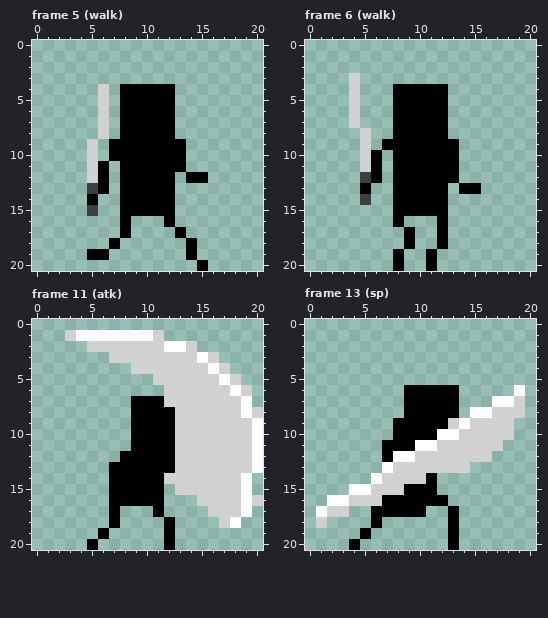
Pixel-art file, stored at sinkdungeon_resource/OtherTexure/nonplayerase/nonplayer001anim000.aseprite. Above, as it was before the edit.
21x21 pixels, 13 frames. Shown: frame 5 (walk), frame 6 (walk), frame 11 (atk), frame 13 (sp). The commit also changed other frames, which this record leaves out.
And afterwards:
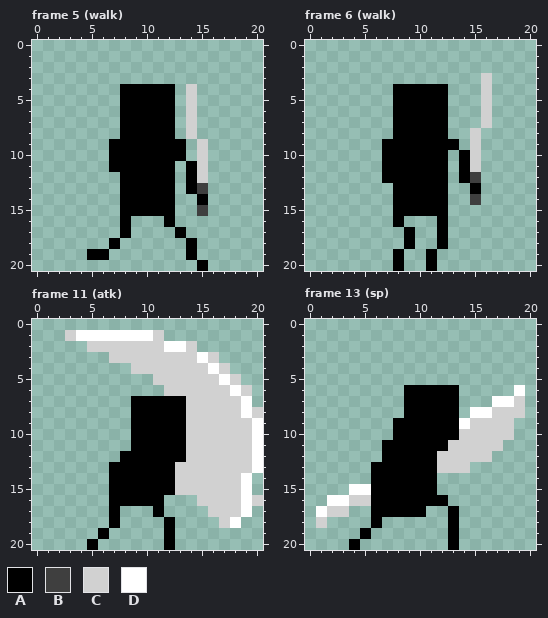
Palette (. is transparent): A #000000  B #3f3f3f  C #d1d1d1  D #ffffff
Diff:
layer "Layer 1" now hidden
layer "Layer 1 Copy" added
Frame 5 (walk):
y 4..8: x 6 C -> .; x 14 . -> C
y 9..10: x 5 C -> .; x 15 . -> C
y 11: x 5..7 CA. -> ..A; x 13..15 A.. -> .AC
y 12: x 5..6 CA -> ..; x 15 A -> C
y 13: x 5..6 BA -> ..; x 14..15 .. -> AB
y 14: x 5 A -> .; x 15 . -> A
y 15: x 5 B -> .; x 15 . -> B
Frame 6 (walk):
y 3..7: x 4 C -> .; x 16 . -> C
y 8..9: x 5 C -> .; x 15 . -> C
y 10..11: x 5..7 CA. -> ..A; x 13..15 A.. -> .AC
y 12: x 5..7 BA. -> ..A; x 13..15 A.. -> .AB
y 13: x 5 A -> .; x 14 A -> .
y 14: x 5 B -> .; x 15 . -> B
Frame 11 (atk), layer "Layer 1 Copy":
y 7: x 12..13 CC -> AA
y 8..12: x 13 C -> A
y 14: x 12 C -> A
y 15: x 12 . -> A
Frame 13 (sp), layer "Layer 1 Copy":
y 9: x 13 C -> A
y 10: x 12..13 DD -> AA
y 11: x 10..12 DDC -> AAA
y 12: x 8..11 DDCC -> AAAA
y 13: x 6..11 .DCCCC -> AAAAAA
y 14: x 6..10 DCCCC -> AAAAA
y 15: x 6..8 CCC -> AAA
y 16: x 6 C -> A
Boxes around the changes in both pictures, in picture pixels (x1, y1, x2, y2):
changed: (87, 84, 120, 216)
changed: (175, 84, 208, 216)
changed: (349, 73, 393, 205)
changed: (448, 73, 492, 205)
changed: (164, 396, 186, 495)
changed: (371, 418, 459, 506)
